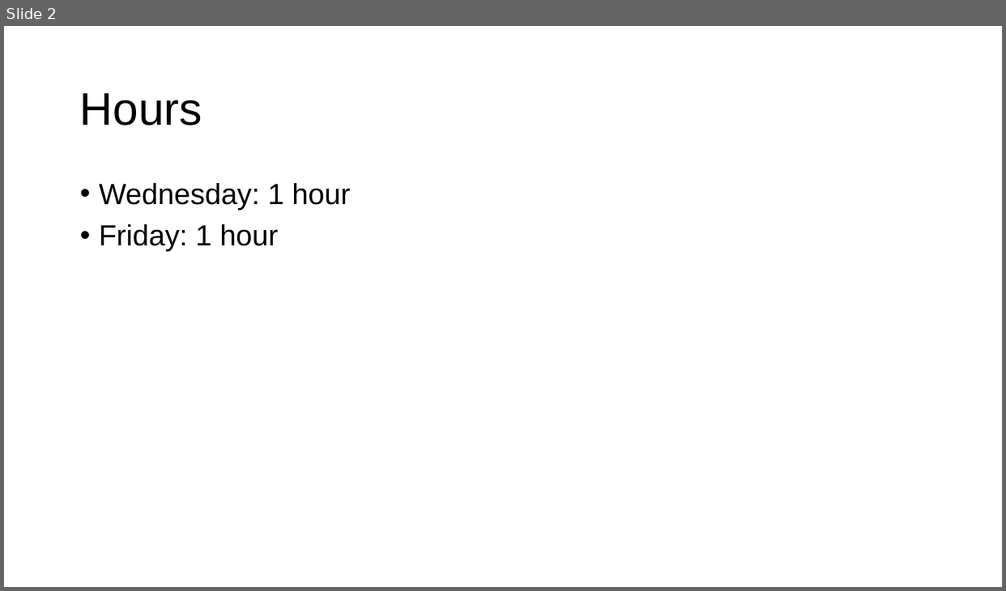
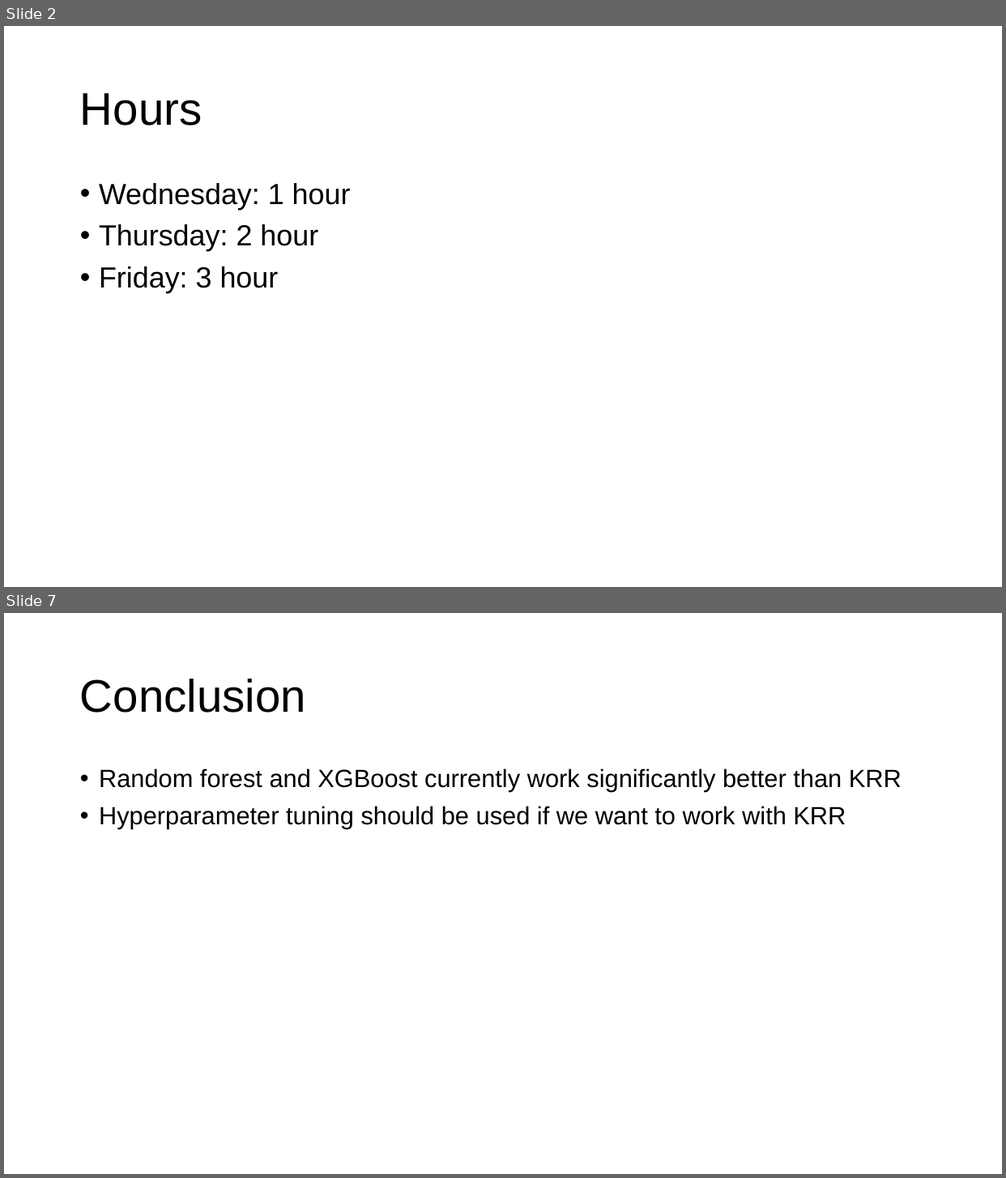
Before and after one commit to Top34051/foundry-model, a slide deck: slides/2021_03_05_Burapacheep.pptx. Shown one above the other, each under a label of ours: slide 2 before the commit, slides 2 and 7 after it; the slides between them are not shown. The pictures are 1006x591 and 1006x1178 pixels, drawn with LibreOffice and Linux fonts; fonts in the diff are those of the drawing. Boxes give left, top, right and bottom in pixels: in the first picture for what was removed or moved away, otherwise in the second. Text is boxed around its words. In the diff, an @@ line names an element or a change of style, - is before the commit and + after.

```diff
--- a/slides/2021_03_05_Burapacheep.pptx
+++ b/slides/2021_03_05_Burapacheep.pptx
@@ slide 7 added at (4, 613, 1002, 1174), background #FFFFFF @@
@@ title added at (80, 679, 306, 713), 44 pt, text #000000 @@
+Conclusion
@@ text added at (99, 769, 901, 829), 24 pt, text #000000 @@
+• Random forest and XGBoost currently work significantly better than KRR
+• Hyperparameter tuning should be used if we want to work with KRR
@@ slide 2 changed as well @@
@@ text at (99, 224, 318, 293): text changed @@
-• Friday: 1 hour
+• Thursday: 2 hour
+• Friday: 3 hour
```
Also in this commit, not shown: 1 other slide changed, 4 other slides added, 7 slides removed, 4 other files.
